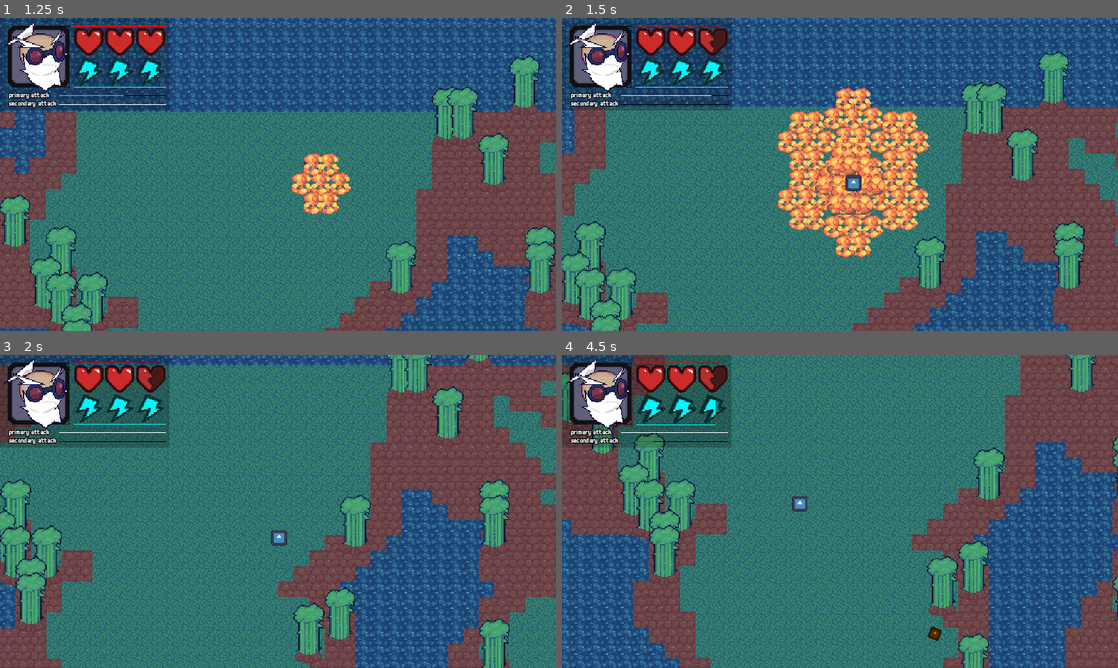
Above: before the commit, frames 1-4 (two rows, left to right).
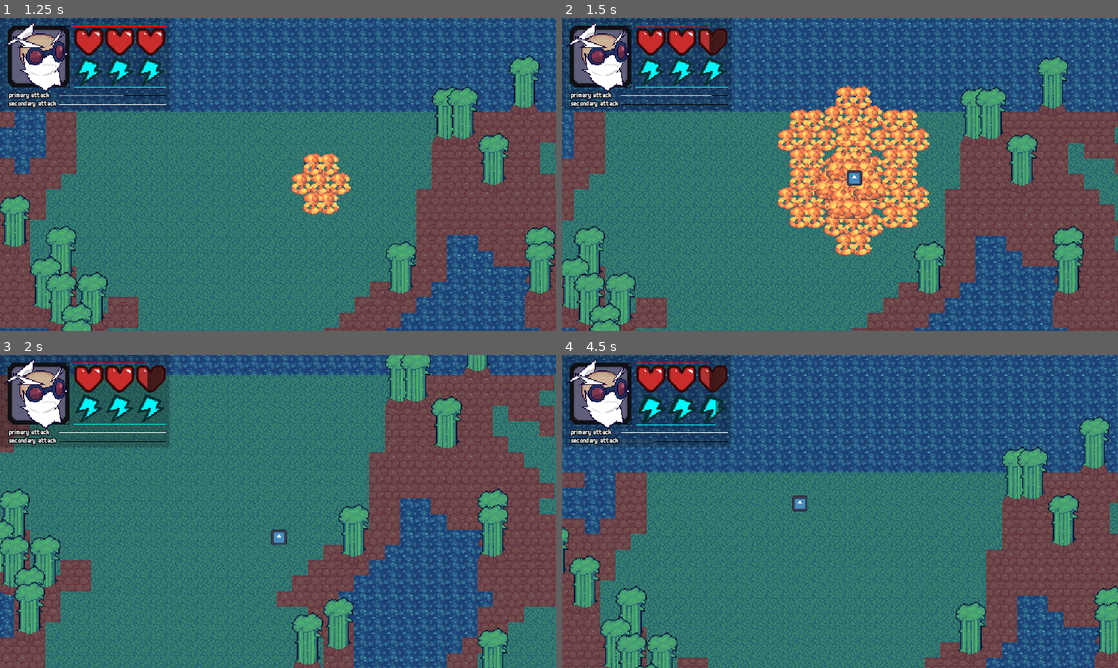
Above: after the commit, the same moments.

Repository: slotling/collateral-damage-gwj71
Game: Godot game, scene res://Scenes/Root/world.tscn
The game is run twice, just before and just after one commit, with the same random seed, the same clock (stepped at 60 frames per second) and the same inputs. The engine's default icon, where the game draws it, is replaced by a stand-in: a white triangle on a blue panel in a dark square.
Inputs (mouse positions are in pixels of both pictures, inside the frame that each line leads up to):
- Up to frame 1 (1.25 s): move the mouse to (400, 158) at 0.52 s; hold D (right) from 0.53 s (still down); click (400, 158) at 0.6 s
- Up to frame 2 (1.5 s): move the mouse to (728, 190) at 1.27 s; release D (right) at 1.28 s; hold S (backward) from 1.28 s (still down); right-click (728, 190) at 1.35 s
- Up to frame 3 (2 s): keep holding S (backward)
- Up to frame 4 (4.5 s): move the mouse to (895, 442) at 2.02 s; release S (backward) at 2.03 s; hold D (right) 2.03-2.78 s; hold Shift (run) 2.03-2.78 s; move the mouse to (812, 574) at 2.77 s; hold W (forward) 2.78-3.53 s; click (812, 574) at 2.85 s; move the mouse to (1006, 558) at 3.52 s; hold A (left) from 3.53 s (still down); right-click (1006, 558) at 3.6 s; move the mouse to (673, 464) at 4.27 s; tap Shift (run) at 4.35 s

Frame 1 is identical in both runs. In frame 2, 35% of the frame differs, in the area x 0-100%, y 0-100%; in frame 3, 28%; in frame 4, 63%.

Commit message:
fixed a few bad merge conflicts solutions

Diff:
--- a/Scenes/Entities/player.tscn
+++ b/Scenes/Entities/player.tscn
@@ -25,6 +25,7 @@
 [node name="Camera" parent="." instance=ExtResource("2_04t7k")]
 
 [node name="HitBoxHandler" parent="." instance=ExtResource("3_cd6oy")]
+cooldown_time = 0.05
 
 [node name="CollisionShape2D" type="CollisionShape2D" parent="HitBoxHandler"]
 shape = SubResource("RectangleShape2D_t45nw")
--- a/Scenes/Environment/bamboo.tscn
+++ b/Scenes/Environment/bamboo.tscn
@@ -509,8 +509,6 @@
 [sub_resource type="RectangleShape2D" id="RectangleShape2D_rwjpc"]
 size = Vector2(32, 64)
 
-[sub_resource type="CircleShape2D" id="CircleShape2D_gesg1"]
-
 [node name="Bamboo" instance=ExtResource("1_f4gq0")]
 y_sort_enabled = true
 script = ExtResource("2_mt40n")
@@ -554,11 +552,7 @@
 position = Vector2(0, -32)
 shape = SubResource("RectangleShape2D_rwjpc")
 
-[node name="CollisionShape2D" type="CollisionShape2D" parent="." index="6"]
-rotation = 1.5708
-shape = SubResource("CircleShape2D_gesg1")
-
-[node name="RegrowTimer" type="Timer" parent="." index="7"]
+[node name="RegrowTimer" type="Timer" parent="." index="6"]
 one_shot = true
 
 [connection signal="hit" from="HitBoxHandler" to="." method="_on_hit_box_handler_hit"]
Not shown: 1 places in Scenes/Environment/bamboo.tscn that only renumber resources
